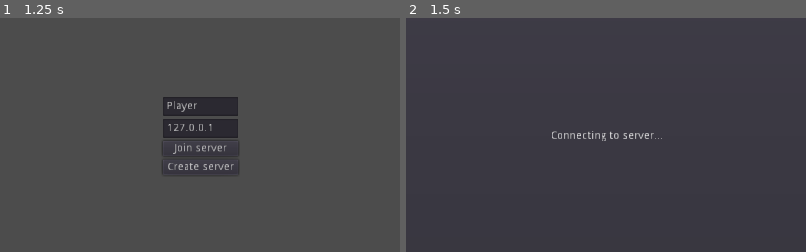
Above: before the commit, frames 1-2 (left to right).
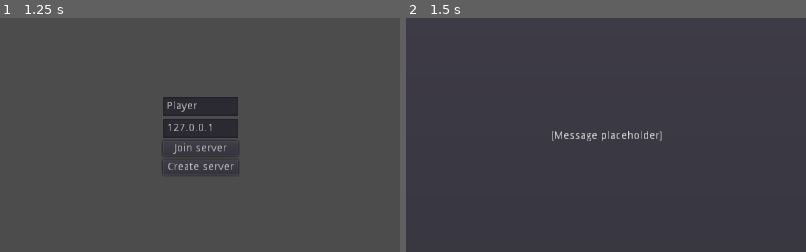
Above: after the commit, the same moments.

Repository: zDonik1/ProjectD
Game: Godot game, scene res://scenes/main.tscn
The game is run twice, just before and just after one commit, with the same random seed, the same clock (stepped at 60 frames per second) and the same inputs.
Inputs (mouse positions are % of the whole screen's width and height, from its top left):
- Up to frame 1 (1.25 s): tap Enter at 0.5 s; move the mouse to (72, 45) at 0.52 s; hold Right (ui_right) from 0.53 s (still down); hold Shift from 0.53 s (still down); click (72, 45) at 0.67 s
- Up to frame 2 (1.5 s): release Right (ui_right) at 1.25 s; release Shift at 1.25 s; click "Join server" at 1.25 s
The pictures show only the part of the screen within x 25-75%, y 25-75%; the shares and areas given below are measured in that part.

Frame 1 is identical in both runs. In frame 2, 0.5% of the frame differs, in the area x 36-64%, y 48-53%.

Commit message:
refactor: removed screen_message scene

Diff:
--- a/scenes/main.tscn
+++ b/scenes/main.tscn
@@ -9,6 +9,7 @@
 [ext_resource path="res://scripts/game.gd" type="Script" id=7]
 [ext_resource path="res://scripts/main_menu_screen.gd" type="Script" id=8]
 [ext_resource path="res://scenes/lobby_screen.tscn" type="PackedScene" id=9]
+[ext_resource path="res://scripts/message_screen.gd" type="Script" id=10]
 
 [node name="Main" type="Node"]
 script = ExtResource( 4 )
@@ -66,6 +67,21 @@
 [node name="LobbyScreen" parent="Screens" instance=ExtResource( 9 )]
 visible = false
 
+[node name="MessageScreen" type="PanelContainer" parent="Screens"]
+visible = false
+anchor_right = 1.0
+anchor_bottom = 1.0
+script = ExtResource( 10 )
+
+[node name="Label" type="Label" parent="Screens/MessageScreen"]
+margin_left = 7.0
+margin_top = 293.0
+margin_right = 1017.0
+margin_bottom = 307.0
+text = "[Message placeholder]"
+align = 1
+valign = 1
+
 [node name="Game" type="Node" parent="."]
 script = ExtResource( 7 )
 lobby_path = NodePath("../Lobby")
--- a/scenes/screen_message.tscn
+++ /dev/null
@@ -1,17 +0,0 @@
-[gd_scene load_steps=2 format=2]
-
-[ext_resource path="res://scripts/screen_message.gd" type="Script" id=1]
-
-[node name="PanelContainer" type="PanelContainer"]
-anchor_right = 1.0
-anchor_bottom = 1.0
-script = ExtResource( 1 )
-
-[node name="Label" type="Label" parent="."]
-margin_left = 7.0
-margin_top = 293.0
-margin_right = 1017.0
-margin_bottom = 307.0
-text = "[Message placeholder]"
-align = 1
-valign = 1
--- a/scripts/coordinator.gd
+++ b/scripts/coordinator.gd
@@ -2,7 +2,6 @@
 extends Node
 
 const ServerLobbyScreenScene := preload("res://scenes/server_lobby_screen.tscn")
-const ScreenMessageScene := preload("res://scenes/screen_message.tscn")
 const UINavigation := preload("res://scripts/navigation.gd")
 
 export var lobby_path: NodePath
@@ -50,9 +49,8 @@
 	_initialize_player_name_in_lobby()
 	lobby.join_server()
 
-	var message_ui := _make_instance_of_scene_with_name(ScreenMessageScene, "ConnectingMessage")
-	message_ui.message = "Connecting to server..."
-	get_node("../Screens").add_child(message_ui)
+	navigation.get_screen("MessageScreen").message = "Connecting to server..."
+	navigation.show_screen("MessageScreen")
 
 	yield(get_tree(), "connected_to_server")
 	navigation.show_screen("LobbyScreen")
--- a/scripts/screen_message.gd
+++ b/scripts/message_screen.gd
@@ -1,6 +1,6 @@
 extends Control
 
-var message = "[Message placeholder]"
+export var message := "[Message placeholder]"
 
 func _ready():
 	$Label.text = message
Not shown: 1 places in scenes/main.tscn that only renumber resources
